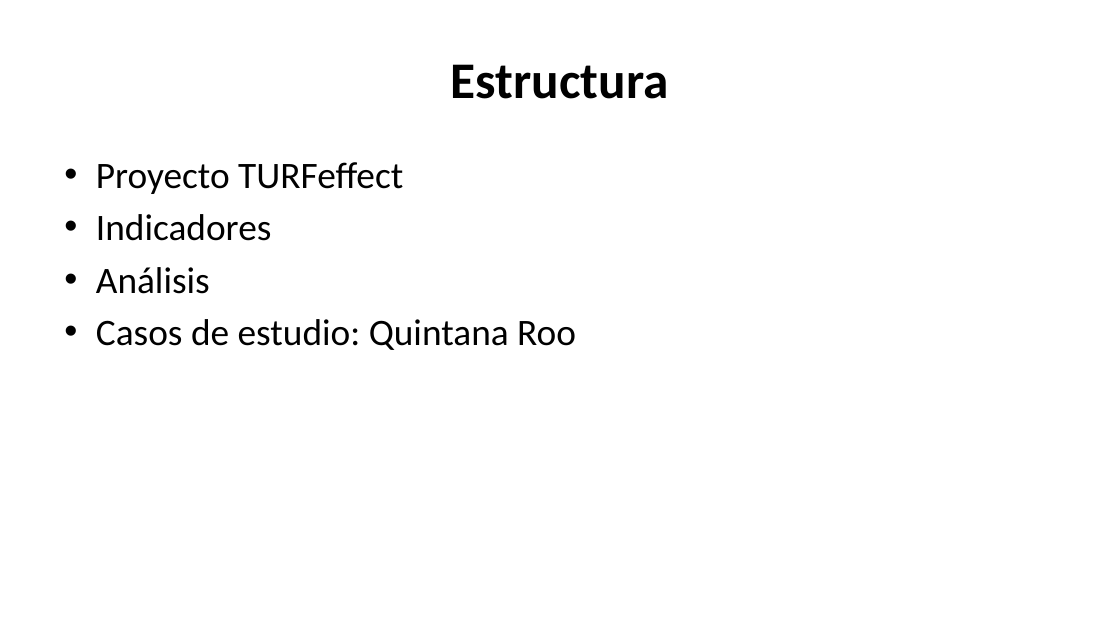
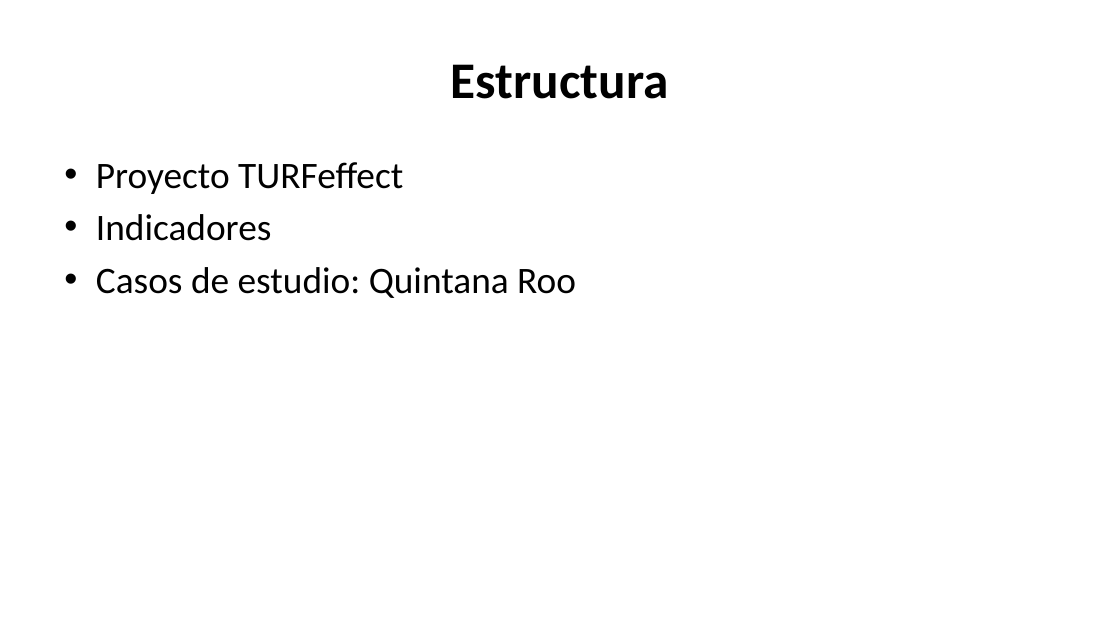
Before and after one commit to turfeffect/Docs, a slide deck: slide 2 of Presentations/Workshop in Mexico/Mexico Workshop.pptx. Drawn at 1120x630 pixels with LibreOffice and Linux fonts; fonts in the diff are those of the drawing. Boxes give left, top, right and bottom in pixels: in the first picture for what was removed or moved away, otherwise in the second. Text is boxed around its words. In the diff, an @@ line names an element or a change of style, - is before the commit and + after.

```diff
--- a/Presentations/Workshop in Mexico/Mexico Workshop.pptx
+++ b/Presentations/Workshop in Mexico/Mexico Workshop.pptx
@@ text at (96, 267, 210, 294): paragraph removed @@
-• Análisis
```
Also in this commit, not shown: 4 other slides changed, 9 slides removed, 31 other files.
